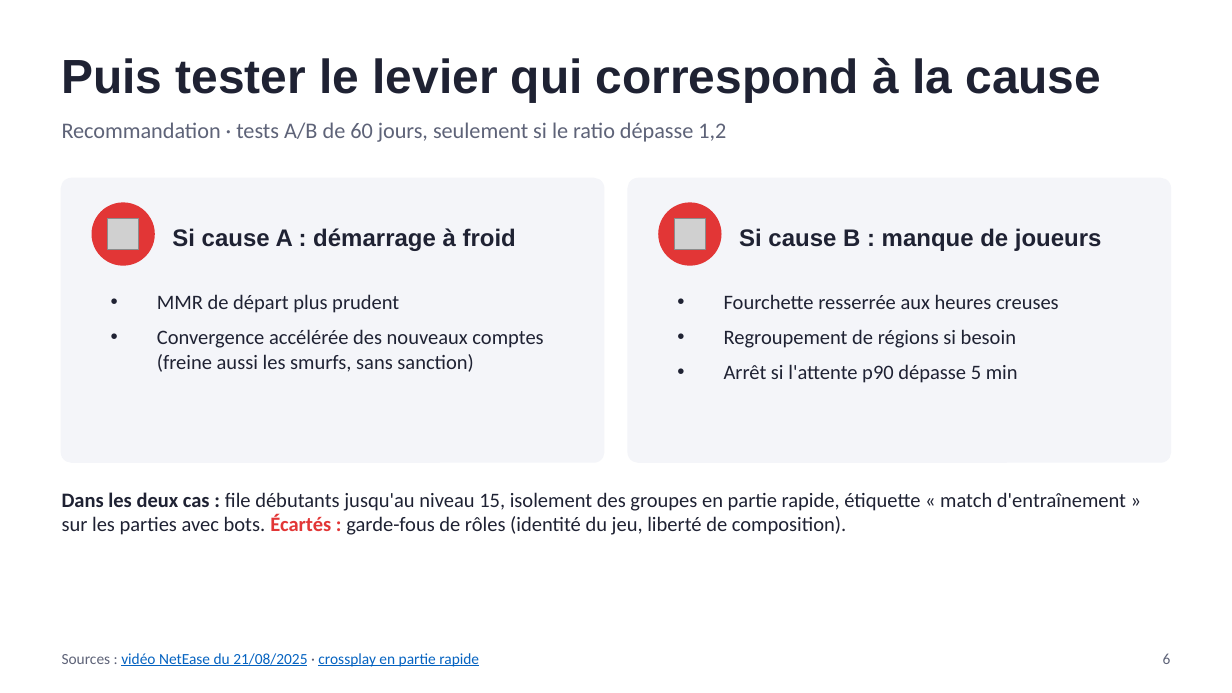
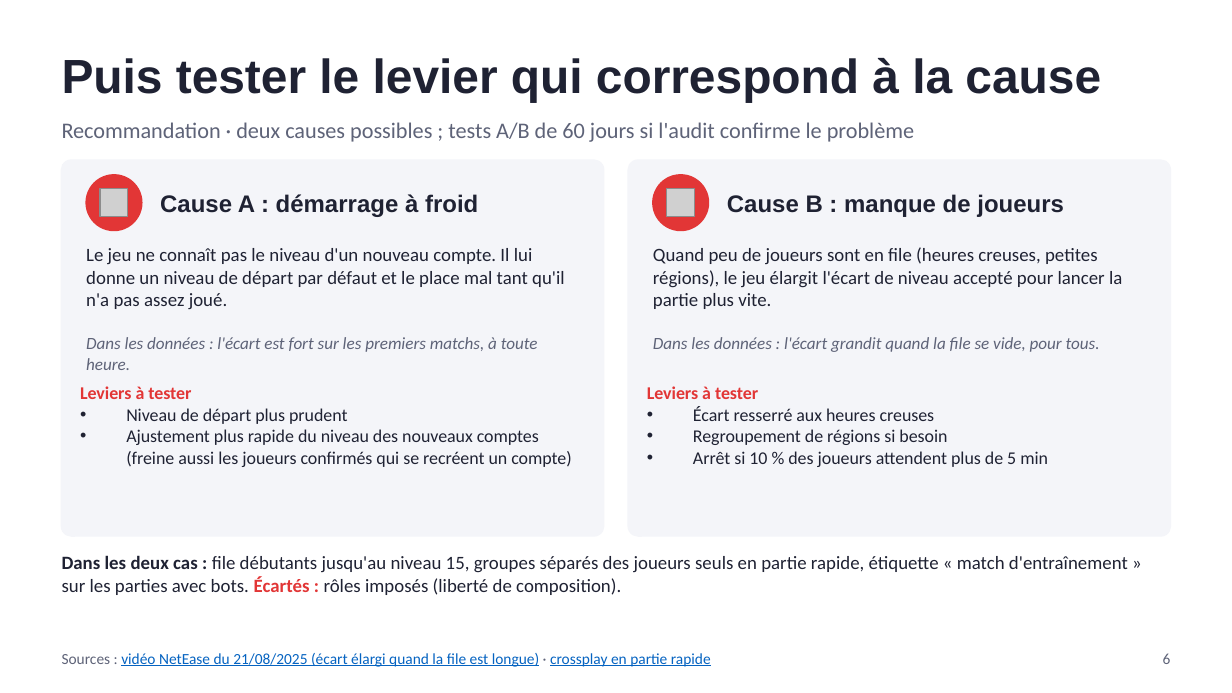
Before and after one commit to noeantoniov1-crypto/SOCIO, a slide deck: slide 6 of docs/presentation/pitch_marvel_rivals_netease.pptx. Drawn at 1232x693 pixels with LibreOffice and Linux fonts; fonts in the diff are those of the drawing; grey boxes stand for pictures. Boxes give left, top, right and bottom in pixels: in the first picture for what was removed or moved away, otherwise in the second. Text is boxed around its words. In the diff, an @@ line names an element or a change of style, - is before the commit and + after.

```diff
--- a/docs/presentation/pitch_marvel_rivals_netease.pptx
+++ b/docs/presentation/pitch_marvel_rivals_netease.pptx
@@ text at box(62, 122, 914, 142): text changed @@
-Recommandation · tests A/B de 60 jours, seulement si le ratio dépasse 1,2
+Recommandation · deux causes possibles ; tests A/B de 60 jours si l'audit confirme le problème
@@ rounded rectangle: place and size @@
-rounded rectangle at box(62, 179, 604, 462)
+rounded rectangle at box(62, 160, 604, 536)
@@ rounded rectangle at box(62, 160, 604, 536): proportions changed @@
@@ ellipse: place and size @@
-ellipse at box(92, 203, 154, 265)
+ellipse at box(86, 175, 142, 230)
@@ rounded rectangle at box(628, 160, 1170, 536): proportions changed @@
@@ rounded rectangle: place and size @@
-rounded rectangle at box(628, 179, 1170, 462)
+rounded rectangle at box(628, 160, 1170, 536)
@@ ellipse: place and size @@
-ellipse at box(659, 203, 721, 265)
+ellipse at box(653, 175, 708, 230)
@@ picture: place and size @@
-picture at box(108, 218, 139, 249)
+picture at box(100, 188, 128, 217)
@@ text at box(160, 194, 478, 217): text changed @@
-Si cause A : démarrage à froid
+Cause A : démarrage à froid
@@ picture: place and size @@
-picture at box(674, 218, 705, 249)
+picture at box(667, 188, 695, 217)
@@ text at box(727, 194, 1064, 217): text changed @@
-Si cause B : manque de joueurs
+Cause B : manque de joueurs
@@ text added at box(86, 248, 565, 309), 11 pt, text #1F2233 @@
+Le jeu ne connaît pas le niveau d'un nouveau compte. Il lui donne un niveau de départ par défaut et le place mal tant qu'il n'a pas assez joué.
@@ text added at box(653, 247, 1122, 309), 11 pt, text #1F2233 @@
+Quand peu de joueurs sont en file (heures creuses, petites régions), le jeu élargit l'écart de niveau accepté pour lancer la partie plus vite.
@@ text added at box(86, 337, 538, 370), 10 pt, text #5E6378, italic @@
+Dans les données : l'écart est fort sur les premiers matchs, à toute heure.
@@ text added at box(653, 337, 1100, 352), 10 pt, text #5E6378, italic @@
+Dans les données : l'écart grandit quand la file se vide, pour tous.
@@ text at box(80, 386, 571, 467): text changed; size 12 to 10.5 pt @@
-• MMR de départ plus prudent
-• Convergence accélérée des nouveaux comptes (freine aussi les smurfs, sans sanction)
+Leviers à tester
+• Niveau de départ plus prudent
+• Ajustement plus rapide du niveau des nouveaux comptes (freine aussi les joueurs confirmés qui se recréent un compte)
@@ text at box(647, 386, 935, 421): text changed; size 12 to 10.5 pt @@
-• Fourchette resserrée aux heures creuses
+Leviers à tester
+• Écart resserré aux heures creuses
@@ text "Leviers à tester": place and size @@
-text "Leviers à tester" at box(724, 294, 1059, 383)
+text "Leviers à tester" at box(647, 386, 1048, 467)
@@ text at box(693, 429, 947, 445): size 12 to 10.5 pt in "Regroupement de régions si besoin"; less space between paragraphs @@
@@ text at box(693, 451, 1048, 467): text changed; size 12 to 10.5 pt @@
-• Arrêt si l'attente p90 dépasse 5 min
+• Arrêt si 10 % des joueurs attendent plus de 5 min
@@ text at box(62, 555, 1128, 595): text changed; size 12 to 11 pt @@
-Dans les deux cas : file débutants jusqu'au niveau 15, isolement des groupes en partie rapide, étiquette « match d'entraînement » sur les parties avec bots. Écartés : garde-fous de rôles (identité du jeu, liberté de composition).
+Dans les deux cas : file débutants jusqu'au niveau 15, groupes séparés des joueurs seuls en partie rapide, étiquette « match d'entraînement » sur les parties avec bots. Écartés : rôles imposés (liberté de composition).
@@ text at box(62, 653, 711, 667): text changed @@
-Sources : vidéo NetEase du 21/08/2025 · crossplay en partie rapide
+Sources : vidéo NetEase du 21/08/2025 (écart élargi quand la file est longue) · crossplay en partie rapide
```
Also in this commit, not shown: 3 other slides changed, 1 slide added, 2 slides removed, 2 other files.
